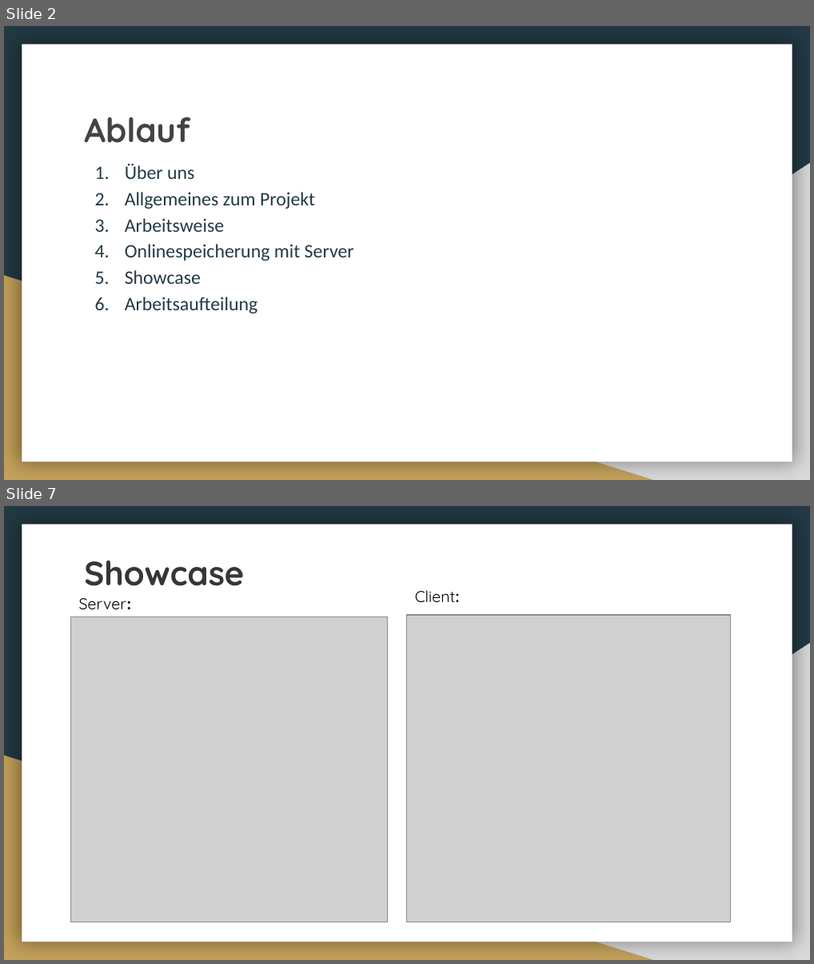
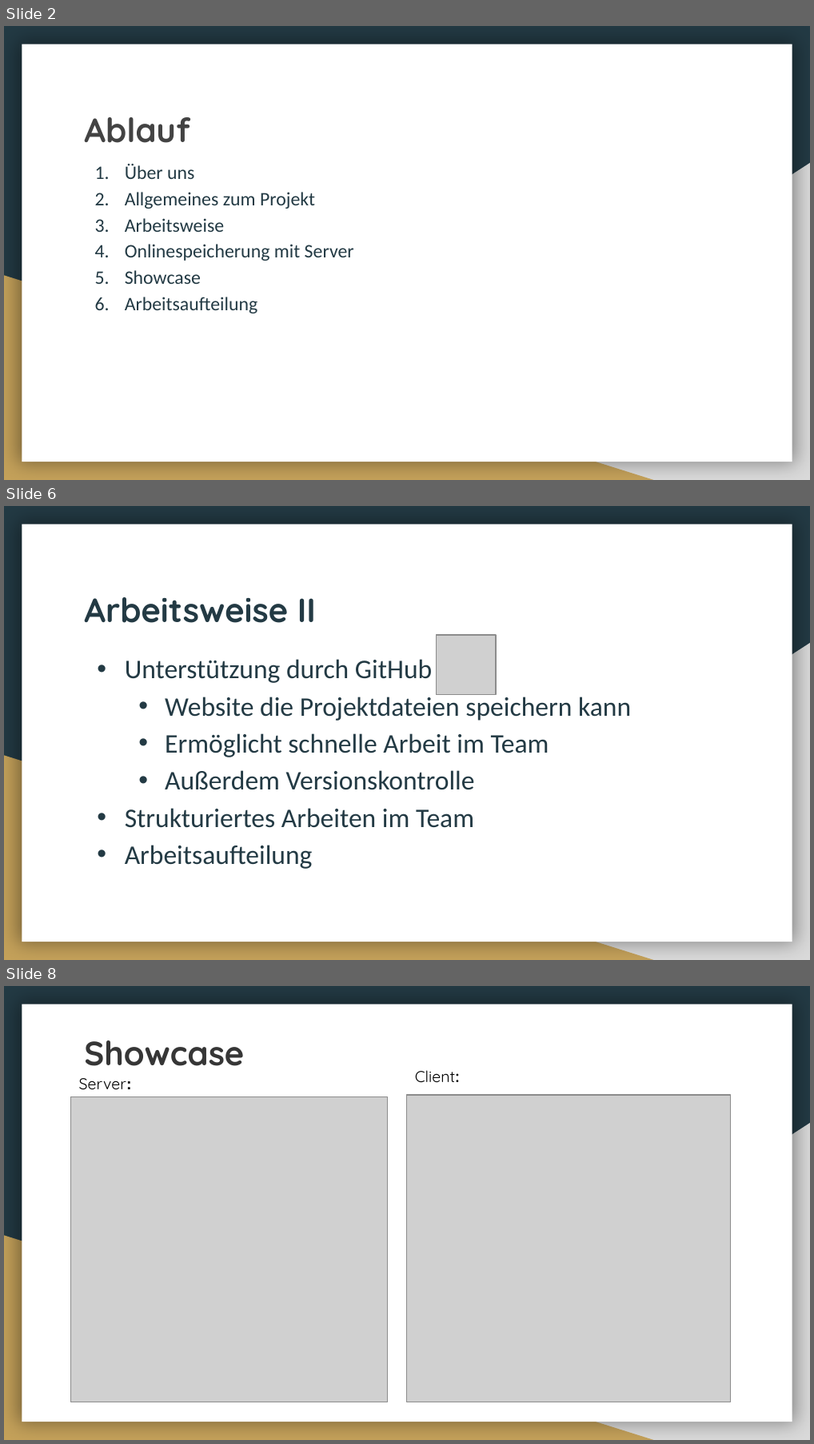
Before and after one commit to Lexa-Heda/TSA, a slide deck: TSA_Vortrag.pptx. Shown one above the other, each under a label of ours: slides 2 and 7 before the commit, slides 2, 6 and 8 after it; the slides between them are not shown. The pictures are 814x964 and 814x1444 pixels, drawn with LibreOffice and Linux fonts; fonts in the diff are those of the drawing; grey boxes stand for pictures. Boxes give left, top, right and bottom in pixels: in the first picture for what was removed or moved away, otherwise in the second. Text is boxed around its words. In the diff, an @@ line names an element or a change of style, - is before the commit and + after.

```diff
--- a/TSA_Vortrag.pptx
+++ b/TSA_Vortrag.pptx
@@ slide 6 added at bbox=[4, 506, 810, 960], background #233A44; not listed: 3 template elements that a slide beside it also shows @@
@@ title added at bbox=[84, 597, 316, 623], 30 pt, text #233A44, bold @@
+Arbeitsweise II
@@ picture added at bbox=[436, 635, 496, 695] @@
@@ text added at bbox=[125, 659, 631, 868], 24 pt, text #233A44 @@
+• Unterstützung durch GitHub
+  • Website die Projektdateien speichern kann
+  • Ermöglicht schnelle Arbeit im Team
+  • Außerdem Versionskontrolle
+• Strukturiertes Arbeiten im Team
+• Arbeitsaufteilung
@@ what was slide 7 is now slide 8 @@
```
Also in this commit, not shown: 6 slides changed, 3 other files.
